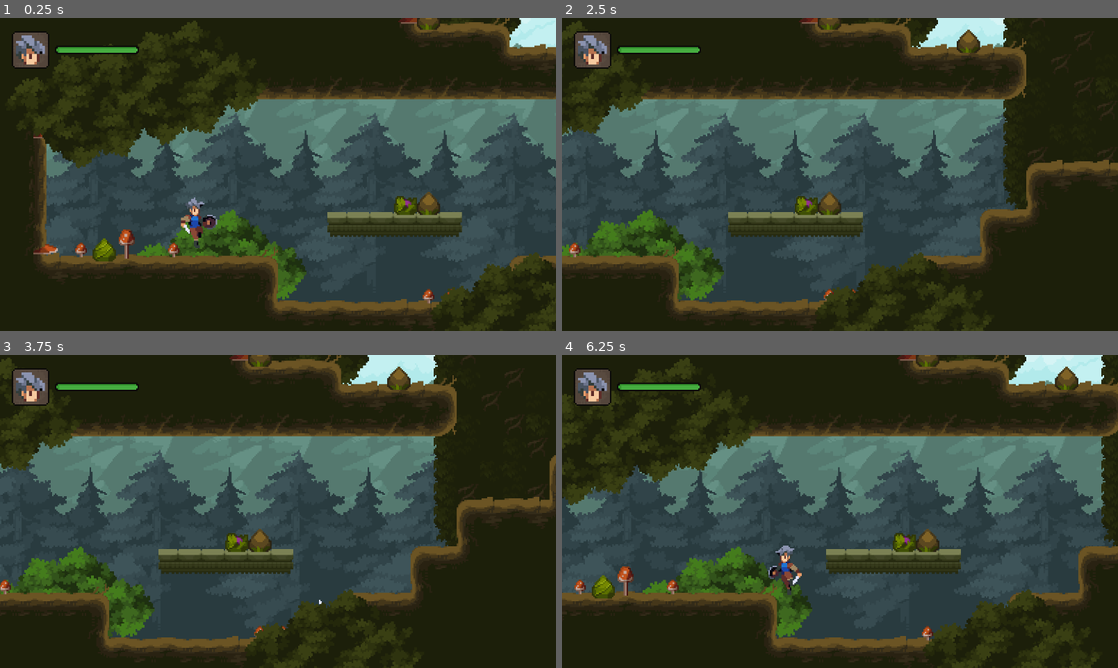
Above: before the commit, frames 1-4 (two rows, left to right).
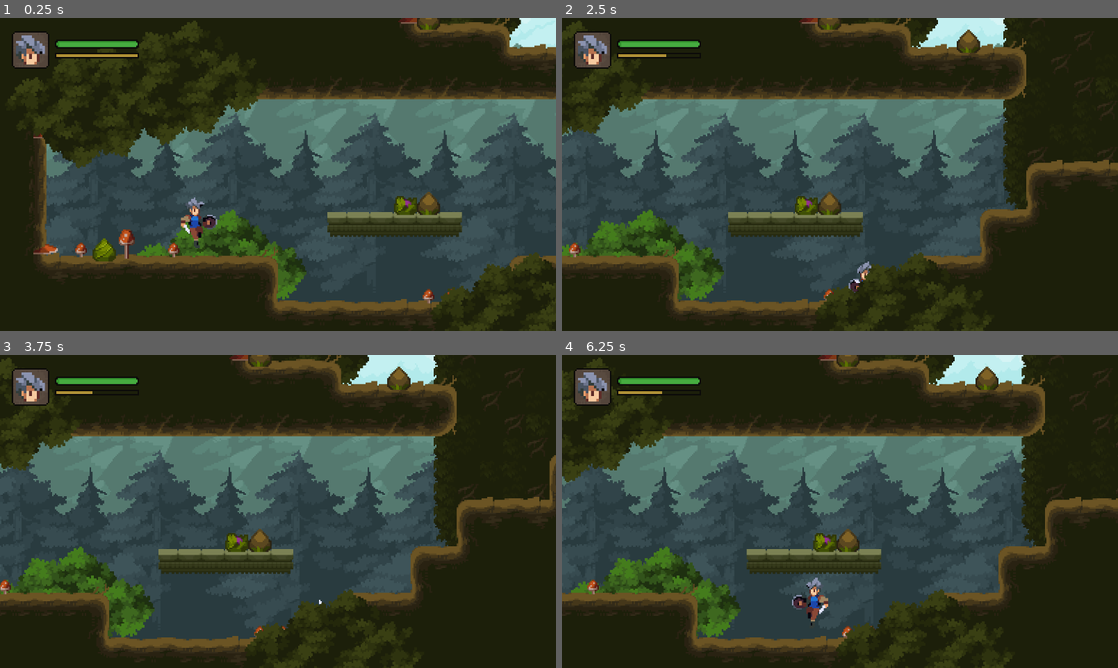
Above: after the commit, the same moments.

Repository: lv1codeman/godot01
Game: Godot game, scene res://world.tscn
Same seed, same stepped clock (60 frames per second), same inputs: the game is played once before the commit and once after it.
Inputs:
- Up to frame 1 (0.25 s): no input
- Up to frame 2 (2.5 s): hold K (slide) 0.53-1.28 s; hold D (move_right) 0.53-2.03 s; tap Space (jump) at 0.77, 1.52 s; tap J (attack) at 1.35 s; tap K (slide) at 1.55 s; hold A (move_left) from 2.03 s (still down); hold K (slide) from 2.03 s (still down)
- Up to frame 3 (3.75 s): release A (move_left) at 2.78 s; release K (slide) at 2.78 s; hold D (move_right) from 2.78 s (still down); tap K (slide) at 2.85 s; tap Space (jump) at 3.02 s; hold J (attack) from 3.53 s (still down)
- Up to frame 4 (6.25 s): tap Space (jump) at 3.77, 4.52, 6.02 s; tap K (slide) at 3.8, 4.35, 6.05 s; release D (move_right) at 4.28 s; release J (attack) at 4.28 s; hold A (move_left) 4.28-5.03 s; hold D (move_right) 5.03-5.78 s; hold K (slide) 5.03-5.78 s; hold A (move_left) from 5.78 s (still down); tap J (attack) at 5.85 s

The runs differ from the first frame. In frame 1, 0.7% of the frame differs, in the area x 10-25%, y 7-13%; in frame 2, 0.8%; in frame 3, 0.6%; in frame 4, 39%, in the area x 0-100%, y 0-100%.

Commit message:
#13 done

Diff:
--- a/classes/Stats.gd
+++ b/classes/Stats.gd
@@ -2,8 +2,12 @@
 extends Node
 
 signal health_changed
+signal energy_changed
 
 @export var max_health: int = 3
+@export var max_energy: float = 10
+@export var energy_regen: float = 2
+
 
 @onready var health: int = max_health:
 	set(v):
@@ -12,3 +16,14 @@
 			return
 		health = v
 		health_changed.emit()
+
+@onready var energy: float = max_energy:
+	set(v):
+		v = clampf(v, 0, max_energy)
+		if energy == v:
+			return
+		energy = v
+		energy_changed.emit()
+
+func _process(delta: float) -> void:
+	energy += energy_regen * delta
--- a/player.gd
+++ b/player.gd
@@ -30,6 +30,8 @@
 const KNOCKBACK_AMOUNT := 384.0
 const SLIDING_DURATION := 0.3
 const SLIDING_SPEED := 256.0
+const SLIDING_ENERGY := 4.0
+const LANDING_HEIGHT := 100.0
 
 @export var can_combo := false
 
@@ -37,6 +39,7 @@
 var is_first_tick := false
 var is_combo_requested := false
 var pending_damage: Damage
+var fall_from_y: float
 
 @onready var graphics: Node2D = $Graphics
 @onready var animation_player: AnimationPlayer = $AnimationPlayer
@@ -47,6 +50,7 @@
 @onready var state_machine: StateMachine = $StateMachine
 @onready var stats: Stats = $Stats
 @onready var invincible_timer: Timer = $InvincibleTimer
+@onready var slide_request_timer: Timer = $SlideRequestTimer
 
 
 
@@ -60,6 +64,11 @@
 
 	if event.is_action_pressed("attack") and can_combo:
 		is_combo_requested = true
+
+	if event.is_action_pressed("slide"):
+		slide_request_timer.start()
+
+
 
 func tick_physics(state: State, delta: float) -> void:
 	if invincible_timer.time_left > 0:
@@ -129,6 +138,13 @@
 func can_wall_slide() -> bool:
 	return is_on_wall() and hand_checker.is_colliding() and foot_checker.is_colliding()
 
+func should_slide() -> bool:
+	if slide_request_timer.is_stopped():
+		return false
+	if stats.energy < SLIDING_ENERGY:
+		return false
+	return not foot_checker.is_colliding()
+
 func get_next_state(state: State) -> int:
 	if stats.health == 0:
 		return	StateMachine.KEEP_CURRENT if state == State.DYING else State.DYING
@@ -151,14 +167,14 @@
 		State.IDLE:
 			if Input.is_action_just_pressed("attack"):
 				return State.ATTACK_1
-			if Input.is_action_just_pressed("slide"):
+			if should_slide():
 				return State.SLIDING_START
 			if not is_still:
 				return State.RUNNING
 		State.RUNNING:
 			if Input.is_action_just_pressed("attack"):
 				return State.ATTACK_1
-			if Input.is_action_just_pressed("slide"):
+			if should_slide():
 				return State.SLIDING_START
 			if is_still:
 				return State.IDLE
@@ -167,12 +183,11 @@
 				return State.FALL
 		State.FALL:
 			if is_on_floor():
-				return State.LANDING if is_still else State.RUNNING
+				var height := global_position.y - fall_from_y
+				return State.LANDING if height >= LANDING_HEIGHT else State.RUNNING
 			if can_wall_slide():
 				return State.WALL_SLIDING
 		State.LANDING:
-			if not is_still:
-				return State.RUNNING
 			if not animation_player.is_playing():
 				return State.IDLE
 		State.WALL_SLIDING:
@@ -209,7 +224,7 @@
 				return State.IDLE
 
 		State.SLIDING_LOOP:
-			if state_machine.state_time > SLIDING_DURATION:
+			if state_machine.state_time > SLIDING_DURATION or is_on_wall():
 				return State.SLIDING_END
 
 	return StateMachine.KEEP_CURRENT
@@ -241,6 +256,7 @@
 			animation_player.play("fall")
 			if from in GROUND_STATES:
 				coyote_timer.start()
+			fall_from_y = global_position.y
 
 		State.LANDING:
 			animation_player.play("landing")
@@ -277,6 +293,8 @@
 
 		State.SLIDING_START:
 			animation_player.play("sliding_start")
+			slide_request_timer.stop()
+			stats.energy -= SLIDING_ENERGY
 		State.SLIDING_LOOP:
 			animation_player.play("sliding_loop")
 		State.SLIDING_END:
--- a/player.tscn
+++ b/player.tscn
@@ -2365,6 +2365,10 @@
 wait_time = 0.1
 one_shot = true
 
+[node name="SlideRequestTimer" type="Timer" parent="." unique_id=517184592]
+wait_time = 0.1
+one_shot = true
+
 [node name="InvincibleTimer" type="Timer" parent="." unique_id=709671367]
 wait_time = 2.0
 one_shot = true
--- a/ui/status_panel.gd
+++ b/ui/status_panel.gd
@@ -2,16 +2,26 @@
 
 @export var stats: Stats
 
-@onready var health_bar: TextureProgressBar = $HealthBar
-@onready var eased_health_bar: TextureProgressBar = $HealthBar/EasedHealthBar
+@onready var health_bar: TextureProgressBar = $V/HealthBar
+@onready var eased_health_bar: TextureProgressBar = $V/HealthBar/EasedHealthBar
+@onready var energy_bar: TextureProgressBar = $V/EnergyBar
+
 
 
 func _ready() -> void:
 	stats.health_changed.connect(update_health)
 	update_health()
 
+	stats.energy_changed.connect(update_energy)
+	update_energy()
+
 func update_health() -> void:
 	var percentage := stats.health / float(stats.max_health)
 	health_bar.value = percentage
 
 	create_tween().tween_property(eased_health_bar, "value", percentage, 0.3)
+
+
+func update_energy() -> void:
+	var percentage := stats.energy / stats.max_energy
+	energy_bar.value = percentage
--- a/ui/status_panel.tscn
+++ b/ui/status_panel.tscn
@@ -28,7 +28,16 @@
 atlas = ExtResource("2_7nptj")
 region = Rect2(308, 86, 56, 4)
 
+[sub_resource type="AtlasTexture" id="AtlasTexture_7nptj"]
+atlas = ExtResource("2_7nptj")
+region = Rect2(307, 6, 58, 4)
+
+[sub_resource type="AtlasTexture" id="AtlasTexture_uqk2t"]
+atlas = ExtResource("2_7nptj")
+region = Rect2(308, 135, 56, 2)
+
 [node name="StatusPanel" type="HBoxContainer" unique_id=911111540]
+theme_override_constants/separation = 4
 script = ExtResource("1_0jk47")
 
 [node name="AvatarBox" type="PanelContainer" parent="." unique_id=135163739]
@@ -41,7 +50,12 @@
 texture = SubResource("AtlasTexture_q1n06")
 stretch_mode = 5
 
-[node name="HealthBar" type="TextureProgressBar" parent="." unique_id=1285208707]
+[node name="V" type="VBoxContainer" parent="." unique_id=1257585681]
+layout_mode = 2
+theme_override_constants/separation = 3
+alignment = 1
+
+[node name="HealthBar" type="TextureProgressBar" parent="V" unique_id=1285208707]
 layout_mode = 2
 size_flags_vertical = 4
 max_value = 1.0
@@ -51,7 +65,7 @@
 texture_progress = SubResource("AtlasTexture_21v3x")
 texture_progress_offset = Vector2(1, 1)
 
-[node name="EasedHealthBar" type="TextureProgressBar" parent="HealthBar" unique_id=1306737178]
+[node name="EasedHealthBar" type="TextureProgressBar" parent="V/HealthBar" unique_id=1306737178]
 show_behind_parent = true
 layout_mode = 1
 anchors_preset = 15
@@ -65,3 +79,12 @@
 value = 1.0
 texture_progress = SubResource("AtlasTexture_0jk47")
 texture_progress_offset = Vector2(1, 1)
+
+[node name="EnergyBar" type="TextureProgressBar" parent="V" unique_id=452832957]
+layout_mode = 2
+max_value = 1.0
+step = 0.0
+value = 1.0
+texture_over = SubResource("AtlasTexture_7nptj")
+texture_progress = SubResource("AtlasTexture_uqk2t")
+texture_progress_offset = Vector2(1, 1)
